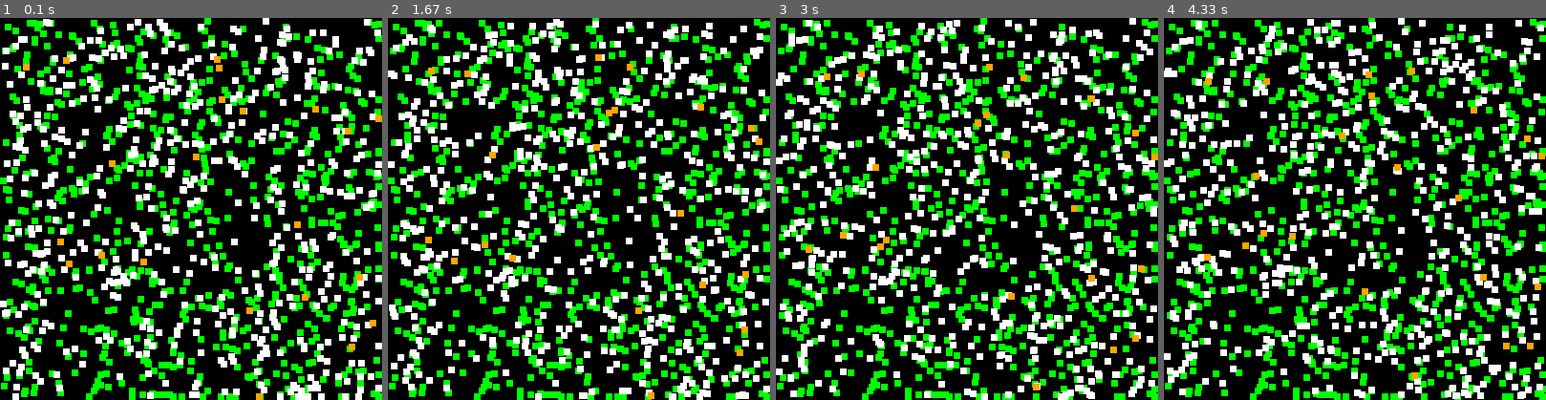
Above: before the commit, frames 1-4 (left to right).
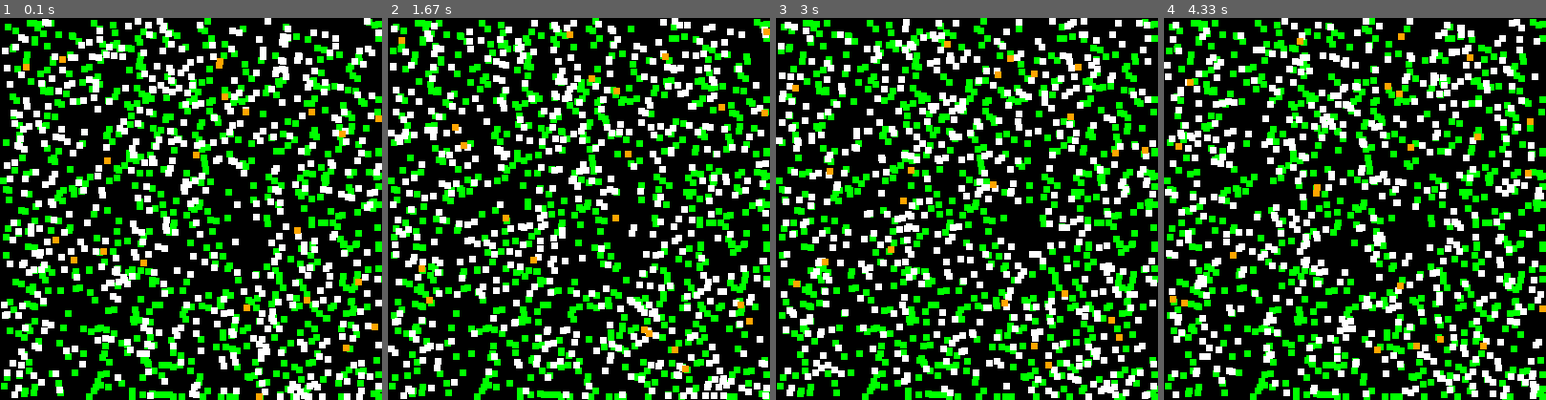
Above: after the commit, the same moments.

Repository: RAVIA33/Projet_algo
Game: pygame game, started from projet/main.py
Two runs of this game, one before a commit and one after it. Both use one fixed random seed, a clock stepped at 60 frames per second and the inputs below.
Inputs:
- Up to frame 1 (0.1 s): no input
- Up to frame 2 (1.67 s): no input
- Up to frame 3 (3 s): no input
- Up to frame 4 (4.33 s): no input

The runs differ from the first frame. In frame 1, 7.0% of the frame differs, in the area x 0-100%, y 0-100%; in frame 2, 25%; in frame 3, 26%; in frame 4, 26%.

Commit message:
add tick number

Diff:
--- a/projet/main.py
+++ b/projet/main.py
@@ -72,14 +72,17 @@
     _color: pygame.Color
     _image: pygame.Surface
     _rect: pygame.Rect
+    _tick_number = int
 
     def __init__(self, surface: pygame.Surface, actor: Actor, color_name: str, *groups: List[pygame.sprite.Group]) -> None:
         pygame.sprite.Sprite.__init__(self, *groups)
         self._surface = surface
         self._actor = actor
+        self._tick_number = 0
         self._set_color(color_name)
         self._set_image()
         self._set_rect()
+
 
     @property
     def color(self) -> pygame.Color:
@@ -127,16 +130,18 @@
             self._actor.speed.y = -self._actor.speed.y
 
     def update(self):
-        if type(self._actor._type)  == Plante :
-            self._actor._speed = pygame.Vector2(0,0)
-        elif type(self._actor._type) == Lapin :
-            self._actor._speed = pygame.Vector2(randint(-1,1), randint(-1,1))
-        elif type(self._actor._type) == Renard :
-            self._actor._speed = pygame.Vector2(randint(-3,3), randint(-3,3))
+        if self._tick_number % 10 == 0 :
+            if type(self._actor._type)  == Plante :
+                self._actor._speed = pygame.Vector2(0,0)
+            elif type(self._actor._type) == Lapin :
+                self._actor._speed = pygame.Vector2(randint(-1,1), randint(-1,1))
+            elif type(self._actor._type) == Renard :
+                self._actor._speed = pygame.Vector2(randint(-3,3), randint(-3,3))
 
         self.rect.move_ip(self._actor._speed)
         if not self.test_touching_surface_boundaries():
             self._actor.position = pygame.Vector2(self.rect.topleft)
+        self._tick_number += 1
 
 class App:
     __window_size: Tuple[int, int] = WINDOW_SIZE
